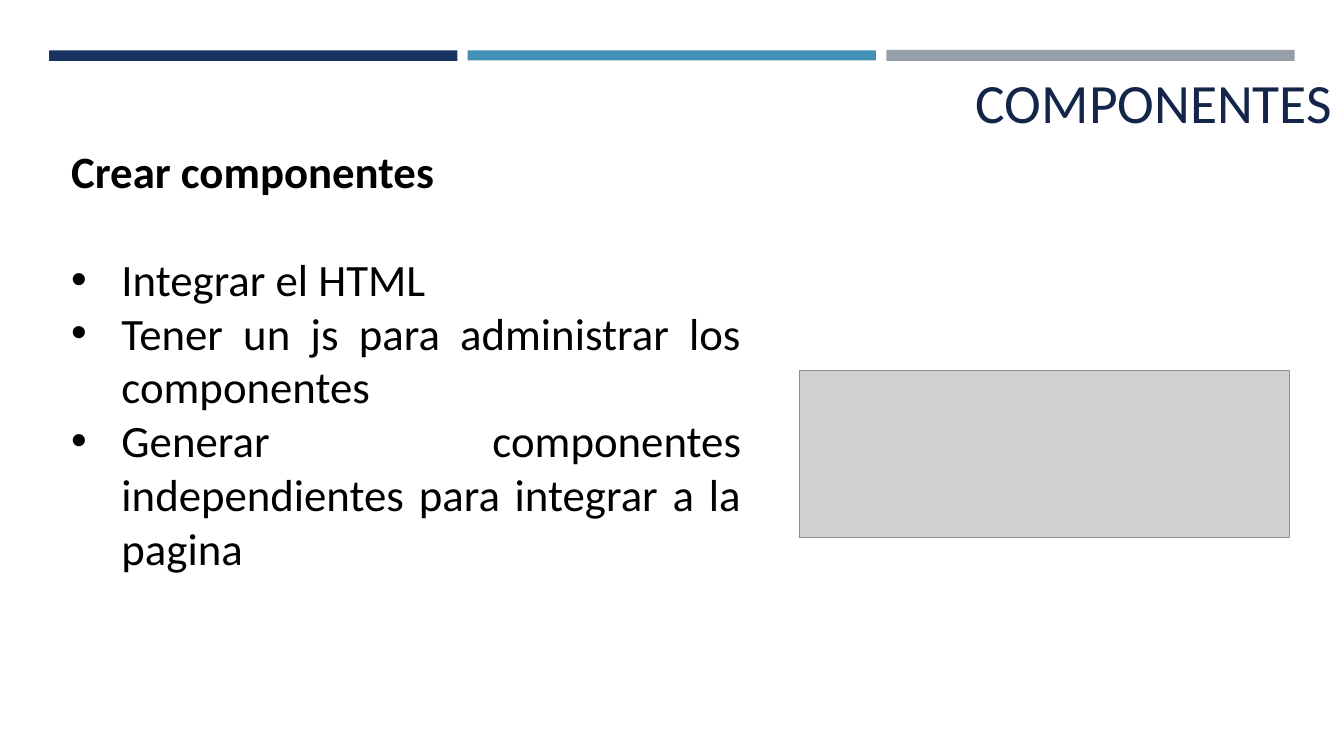
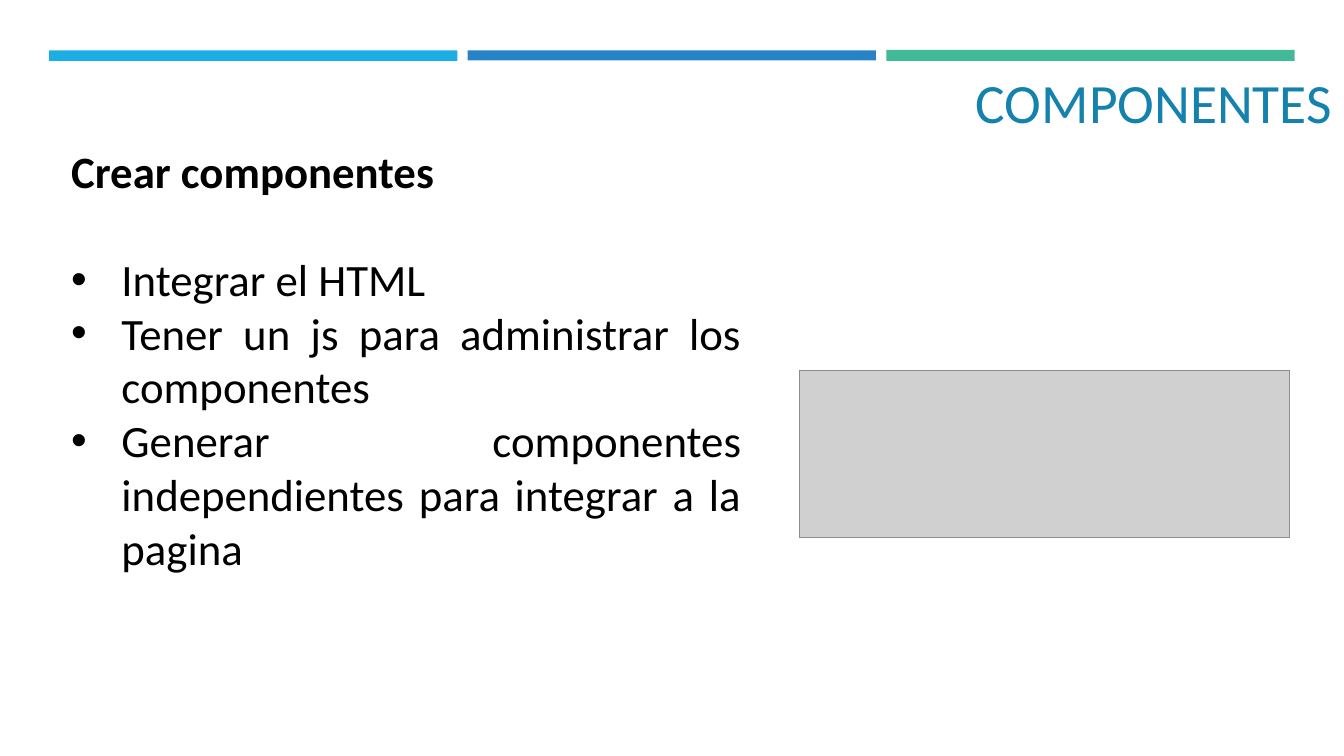
Before and after one commit to Camilobd/MinTic---Desarrollo-Web_Gr-9-10, a slide deck: slide 13 of Recursos/2. React.pptx. Drawn at 1344x756 pixels with LibreOffice and Linux fonts; fonts in the diff are those of the drawing; grey boxes stand for pictures. Boxes give left, top, right and bottom in pixels: in the first picture for what was removed or moved away, otherwise in the second. Text is boxed around its words. In the diff, an @@ line names an element or a change of style, - is before the commit and + after.

```diff
--- a/Recursos/2. React.pptx
+++ b/Recursos/2. React.pptx
@@ rectangle at (x1=49, y1=50, x2=458, y2=60): fill #1A3260 to #1CADE4 @@
@@ rectangle at (x1=468, y1=50, x2=876, y2=60): fill #4590B8 to #2683C6 @@
@@ rectangle at (x1=886, y1=50, x2=1295, y2=62): fill #969FA7 to #42BA97 @@
@@ title "COMPONENTES" at (x1=976, y1=87, x2=1332, y2=124): text colour #142648 to #1482AC @@
```
Also in this commit, not shown: 12 other slides changed, 3 slides added, 1 slide removed, 27 other files.
